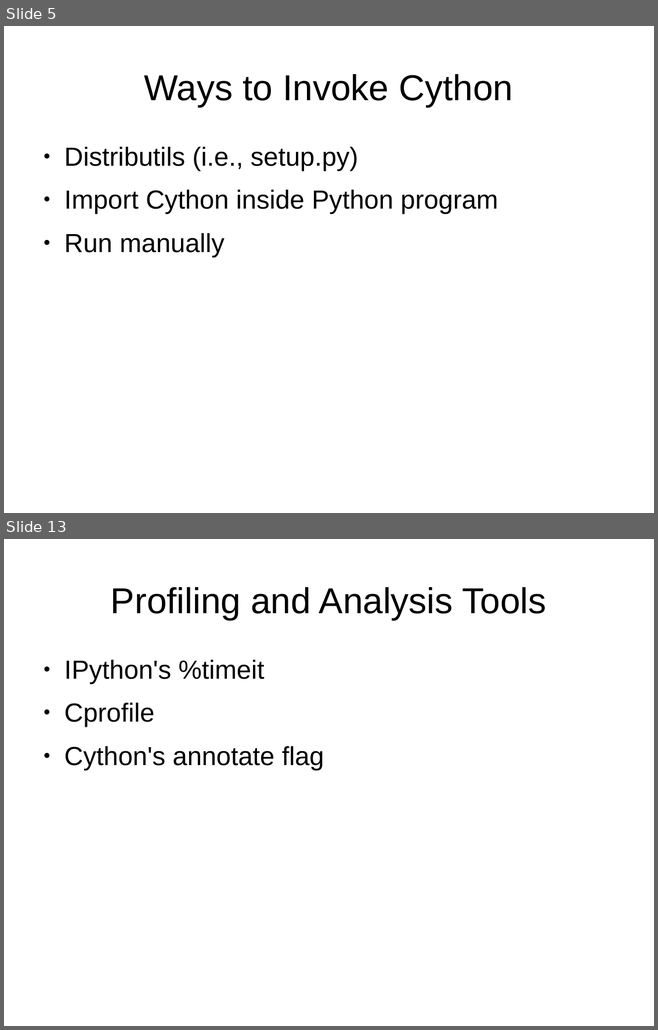
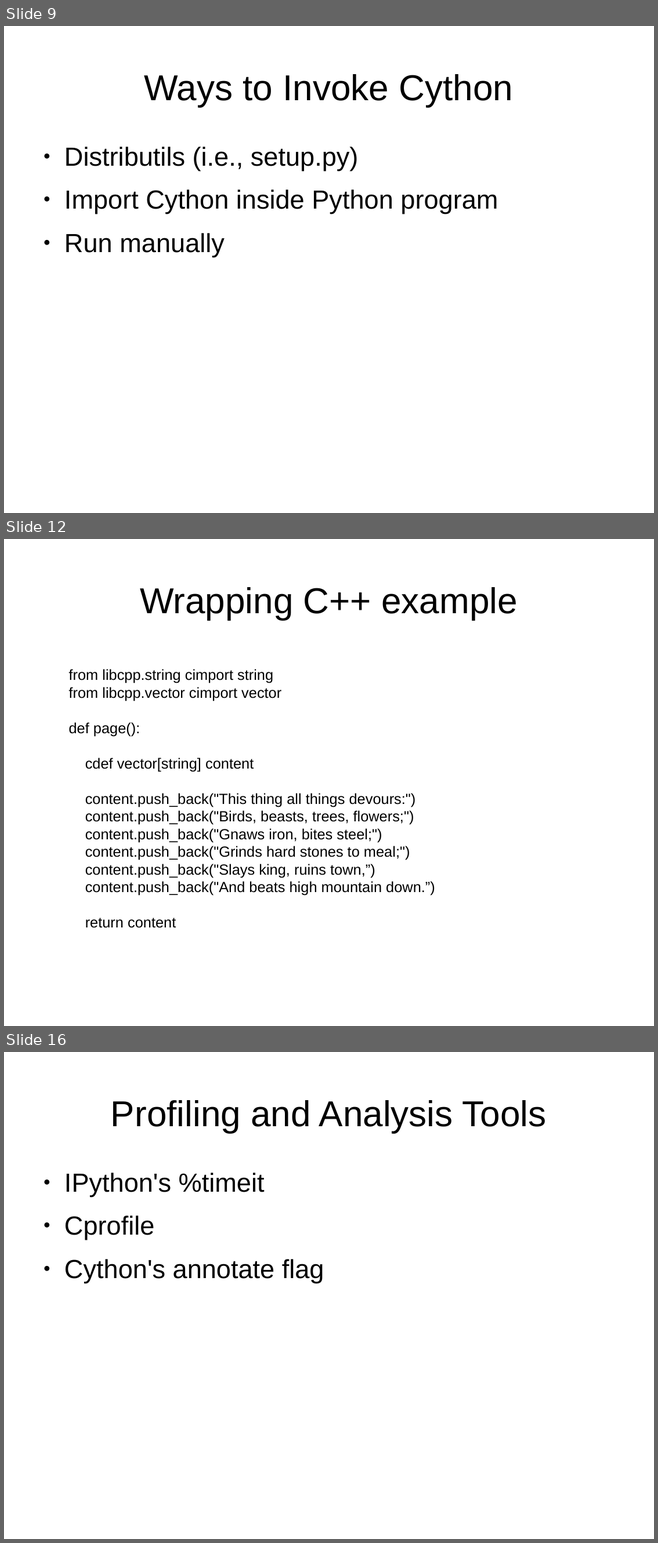
Before and after one commit to bmagill1250/757_Python_Users, a slide deck: April_2015/Cython_2015-04-08.odp. Shown one above the other, each under a label of ours: slides 5 and 13 before the commit, slides 9, 12 and 16 after it; the slides between them are not shown. The pictures are 658x1030 and 658x1543 pixels, drawn with LibreOffice and Linux fonts; fonts in the diff are those of the drawing. Boxes give left, top, right and bottom in pixels: in the first picture for what was removed or moved away, otherwise in the second. Text is boxed around its words. In the diff, an @@ line names an element or a change of style, - is before the commit and + after.

Commit message:
Filled out many of the slides for the presentation
Sinc plot added. Also code for all examples

```diff
--- a/April_2015/Cython_2015-04-08.odp
+++ b/April_2015/Cython_2015-04-08.odp
@@ slide 12 added at [4,539,654,1026], background #FFFFFF @@
@@ title added at [140,587,517,620], 44 pt, text #000000 @@
+Wrapping C++ example
@@ text added at [69,669,435,928], 18 pt, text #000000 @@
+from libcpp.string cimport string
+from libcpp.vector cimport vector
+def page():
+cdef vector[string] content
+content.push_back("This thing all things devours:")
+content.push_back("Birds, beasts, trees, flowers;")
+content.push_back("Gnaws iron, bites steel;")
+content.push_back("Grinds hard stones to meal;")
+content.push_back("Slays king, ruins town,”)
+content.push_back("And beats high mountain down.”)
+return content
@@ what was slide 5 is now slide 9 @@
@@ what was slide 13 is now slide 16 @@
```
Also in this commit, not shown: 6 slides changed, 9 other slides added, 4 slides removed, 18 other files.
